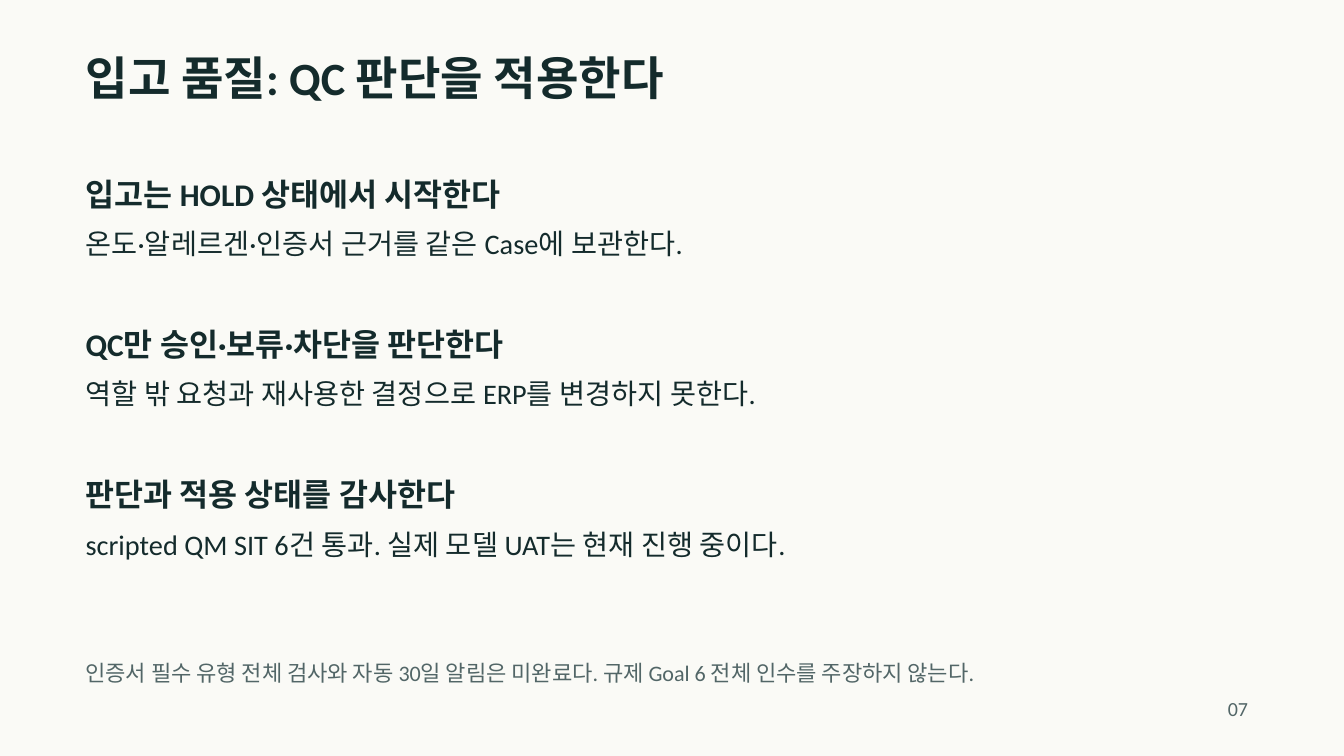
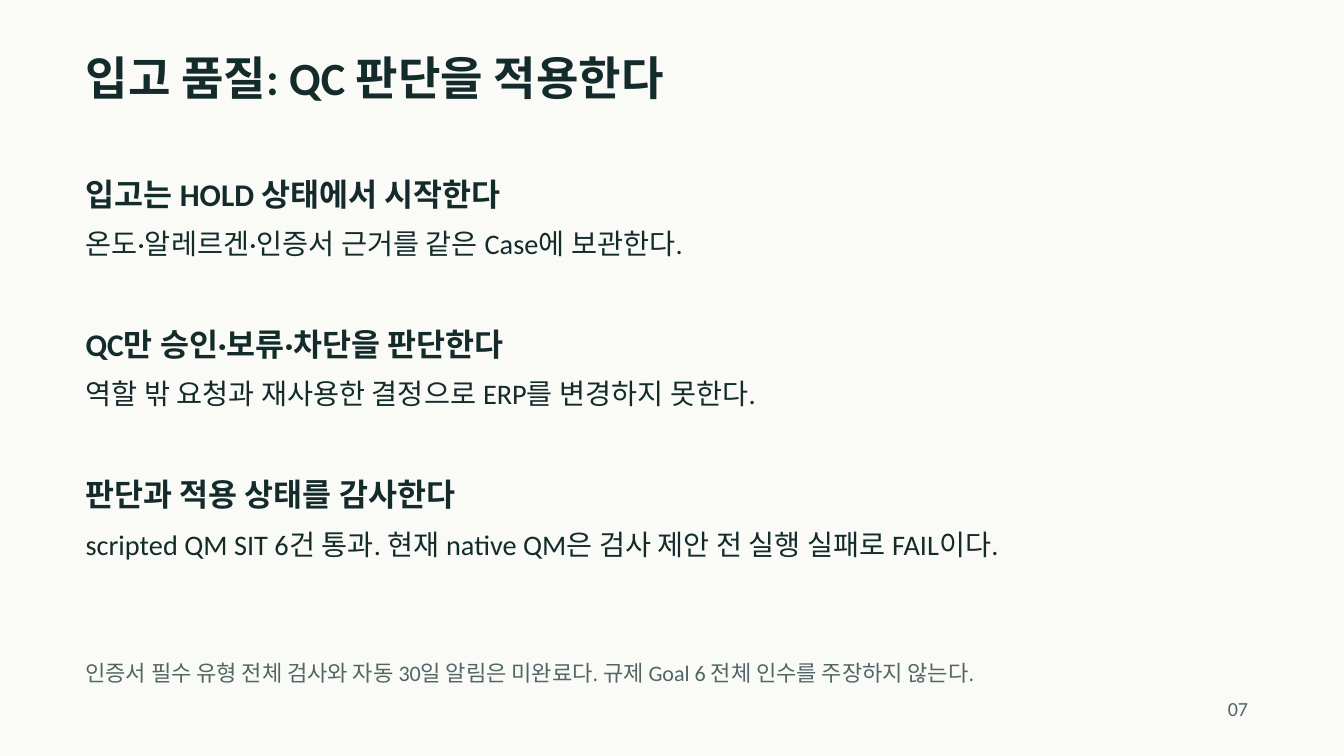
Before and after one commit to se0nghe0n/mulino-coreano-erp, a slide deck: slide 7 of docs/portfolio/mulino-coreano-portfolio-ko.pptx. Drawn at 1344x756 pixels with LibreOffice and Linux fonts; fonts in the diff are those of the drawing. Boxes give left, top, right and bottom in pixels: in the first picture for what was removed or moved away, otherwise in the second. Text is boxed around its words. In the diff, an @@ line names an element or a change of style, - is before the commit and + after.

Commit message:
docs(portfolio): 실제 모델 인수 실패와 미확정 비용 반영

```diff
--- a/docs/portfolio/mulino-coreano-portfolio-ko.pptx
+++ b/docs/portfolio/mulino-coreano-portfolio-ko.pptx
@@ text at [86,531,998,560]: text changed @@
-scripted QM SIT 6건 통과. 실제 모델 UAT는 현재 진행 중이다.
+scripted QM SIT 6건 통과. 현재 native QM은 검사 제안 전 실행 실패로 FAIL이다.
```
Also in this commit, not shown: 2 other slides changed, 1 slide added, 1 slide removed, 4 other files.
